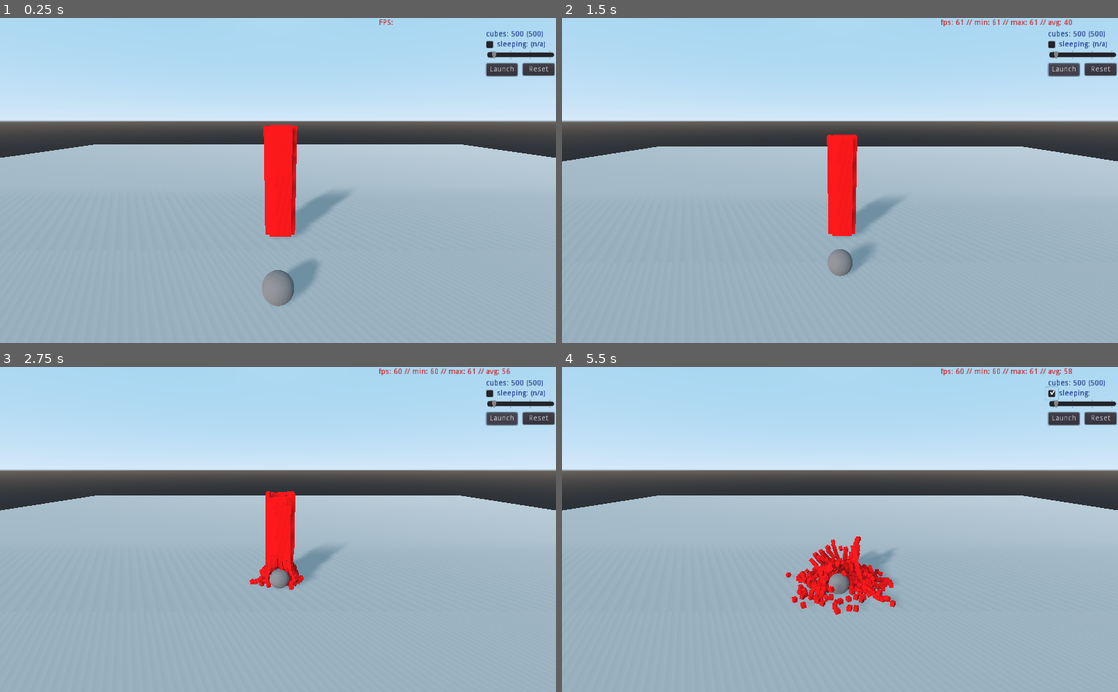
Above: before the commit, frames 1-4 (two rows, left to right).
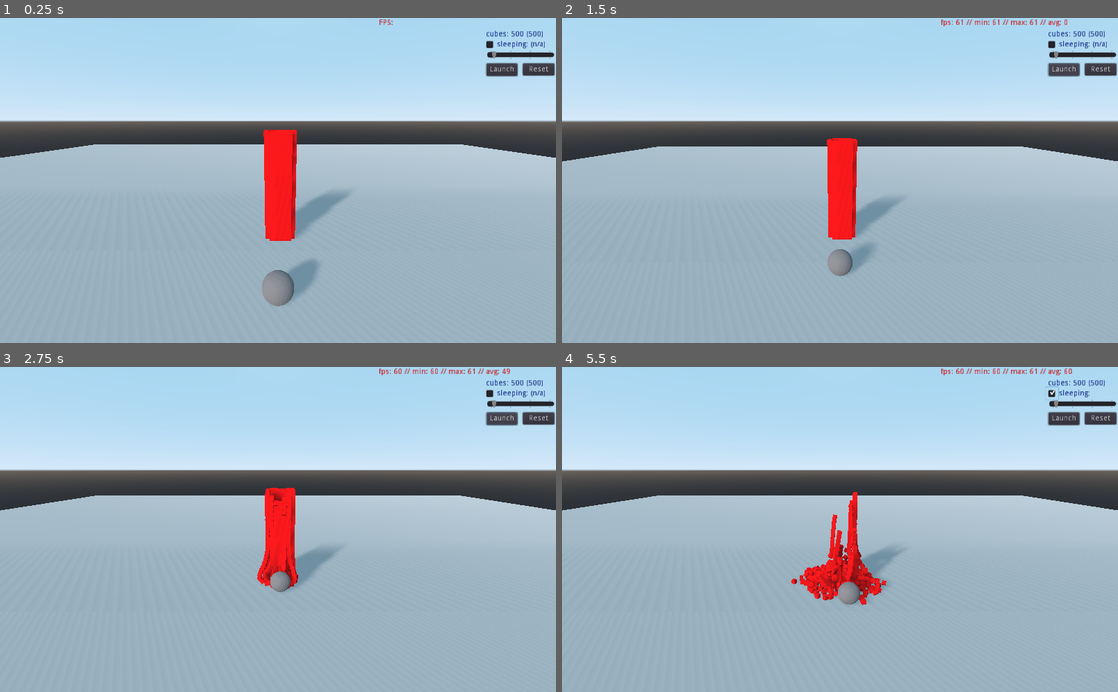
Above: after the commit, the same moments.

Repository: gururise/RigidBody3D-Stress-Test
Game: Godot game, scene res://scenes/main.tscn
Two runs of this game, one before a commit and one after it. Both use one fixed random seed, a clock stepped at 60 frames per second and the inputs below.
Inputs (mouse positions are in pixels of both pictures, inside the frame that each line leads up to):
- Up to frame 1 (0.25 s): no input
- Up to frame 2 (1.5 s): click "Reset" at 0.5 s; click "Launch" at 1.25 s
- Up to frame 3 (2.75 s): click "Launch" at 2 s
- Up to frame 4 (5.5 s): click (1051, 393) at 2.75 s; click (1051, 393) at 3.5 s; click "Launch" at 4.25 s; click (1051, 393) at 5 s

The runs differ from the first frame. In frame 1, 0.2% of the frame differs, in the area x 47-54%, y 32-69%; in frame 2, 0.1%; in frame 3, 0.6%; in frame 4, 2.4%, in the area x 40-92%, y 0-77%.

Commit message:
additional changes

Diff:
--- a/project.godot
+++ b/project.godot
@@ -13,6 +13,10 @@
 config/name="Rigidbody Stress Test"
 run/main_scene="res://scenes/main.tscn"
 config/icon="res://icon.png"
+
+[display]
+
+window/vsync/use_vsync=false
 
 [input]
 
@@ -50,6 +54,7 @@
 [physics]
 
 common/physics_fps=50
+3d/physics_engine="Bullet"
 
 [rendering]
 
--- a/scenes/main.gd
+++ b/scenes/main.gd
@@ -1,26 +1,19 @@
 extends Spatial
 
-# Declare member variables here. Examples:
-# var a = 2
-# var b = "text"
 export(int,25,75000) var num_cubes : int = 500
 export(int,1,100) var side_length : int = 5
 export(int,1,1000) var impulse : int = 250
 
-#onready var cube : PackedScene = preload("res://scenes/cube.tscn")
-onready var cube_mm : PackedScene = preload("res://scenes/cube_mm.tscn")
 onready var marble : PackedScene = preload("res://scenes/marble.tscn")
 onready var fpsLabel : Label = $CanvasLayer/FPSLabel
 onready var sleepLabel : Label = $CanvasLayer/SleepLabel
-onready var cubeContainer : Spatial = $CubeContainer
 onready var mm : MultiMesh = $MultiMeshInstance.get_multimesh()
 var instanced_marble
+var cube_array = []
 
 var timer : float = 0.0
 var marble_launched : bool = false
-var camera_anglev : int = -15
 export(float,0.01,1.0) var TIMER_LIMIT := 0.1	# fps gui refresh rate in seconds
-const mouse_sens : float  = 0.2
 
 onready var fps : int = int(Performance.get_monitor(Performance.TIME_FPS))
 var fps_min : int = 9999
@@ -56,51 +49,79 @@
 				fps_min = fps
 			if fps > fps_max:
 				fps_max = fps
-			fps_sum += fps
-# warning-ignore:integer_division
-			fps_average = fps_sum / frames
+			# calc fps avg of last 1 second in 1 second intervals (we only do a division once every second)
+			if frames <= 10:
+				fps_sum += fps
+			else:
+				# warning-ignore:integer_division
+				fps_average = fps_sum / frames
+				frames = 0
+				fps_sum = fps
+
+			#fps_average = fps_sum / frames
 			fpsLabel.text = "fps: " + str(fps) + " // " + "min: " + str(fps_min) + " // " + "max: " + str(fps_max) + " // " + "avg: " + str(fps_average)
 
 func _physics_process(_delta) -> void:
 	# update per-instance multimesh transforms on each physics frame
-	for i in range(mm.instance_count):
-		mm.set_instance_transform(i,cubeContainer.get_child(i).transform)
+	for cube in cube_array:
+		mm.set_instance_transform(cube.mmidx,PhysicsServer.body_get_state(cube.rid,PhysicsServer.BODY_STATE_TRANSFORM))
 
 func spawn_cubes() -> void:
 	PhysicsServer.set_active(false)
+	cube_array.clear()
+
+	for i in range(num_cubes):
+		cube_array.append(InnerCube.new())
 
 	var a = -side_length / 2.0
 	var b = 0
 	var c = a
 	var d = 0
+	var cnt = 0
+	var box = PhysicsServer.shape_create(PhysicsServer.SHAPE_BOX)
 
-	for i in range(mm.instance_count):
-		var instanced_cube = cube_mm.instance()
+	# set box shape extents to match mesh size of 1,1,1
+	PhysicsServer.shape_set_data(box,Vector3(0.5,0.5,0.5))
+
+	for cube in cube_array:
+		# create collision shape in Physics Server
+		cube.rid = PhysicsServer.body_create(PhysicsServer.BODY_MODE_RIGID, true)
+		cube.mmidx = cnt
+		var transform = Transform()
+
+		PhysicsServer.body_add_shape(cube.rid,box)
+		PhysicsServer.body_set_param(cube.rid,PhysicsServer.BODY_PARAM_MASS, 1.0)
+		PhysicsServer.body_set_param(cube.rid,PhysicsServer.BODY_PARAM_GRAVITY_SCALE, 1.0)
+		PhysicsServer.body_set_space(cube.rid,get_world().space)
+		PhysicsServer.body_set_state(cube.rid,PhysicsServer.BODY_STATE_CAN_SLEEP,true)
+		PhysicsServer.body_set_state(cube.rid,PhysicsServer.BODY_STATE_SLEEPING,true)
+
 # warning-ignore:integer_division
-		var level = i / (side_length * 4)
+		var level = cnt / (side_length * 4)
 
 		#reset side a,b,c,d to zero on new level
-		if (i % (side_length * 4) == 0):
+		if (cnt % (side_length * 4) == 0):
 			a = -side_length / 2.0
 			b = 0
 			c = a
 			d = 0
 
 		# y height should be (level - 0.5), but set to (level + 0.5) to let the bricks fall and collapse better
-		if i%4 == 0:
-			instanced_cube.translate(Vector3(a+1,level + 0.5,0))
+		if cnt%4 == 0:
+			transform = transform.translated(Vector3(a+1,level + 0.5,0))
 			a+=1
-		elif i%4 == 1:
-			instanced_cube.translate(Vector3(-side_length / 2.0 + side_length + 1.0, level + 0.5, b + 1.0))
+		elif cnt%4 == 1:
+			transform = transform.translated(Vector3(-side_length / 2.0 + side_length + 1.0, level + 0.5, b + 1.0))
 			b+=1
-		elif i%4 == 2:
-			instanced_cube.translate(Vector3(c + 1.0, level + 0.5, side_length + 1.0))
+		elif cnt%4 == 2:
+			transform = transform.translated(Vector3(c + 1.0, level + 0.5, side_length + 1.0))
 			c+=1
 		else:
-			instanced_cube.translate(Vector3(-side_length / 2.0, level + 0.5, d + 1.0))
+			transform = transform.translated(Vector3(-side_length / 2.0, level + 0.5, d + 1.0))
 			d+=1
-		get_node("CubeContainer").add_child(instanced_cube)
-		mm.set_instance_transform(i,instanced_cube.transform)
+		mm.set_instance_transform(cube.mmidx,transform)
+		PhysicsServer.body_set_state(cube.rid,PhysicsServer.BODY_STATE_TRANSFORM,transform)
+		cnt+=1
 
 func resetFPS() -> void:
 	fpsLabel.text = "fps: "
@@ -120,8 +141,8 @@
 		frames = 1
 
 func deleteCubes() -> void:
-	for c in cubeContainer.get_children():
-		c.free()
+	for cube in cube_array:
+		PhysicsServer.free_rid(cube.rid)
 
 func resetAll() -> void:
 	resetFPS()
@@ -139,7 +160,6 @@
 	add_child(instanced_marble)
 	spawn_cubes()
 
-
 func _on_HSlider_value_changed(value) -> void:
 	$CanvasLayer/NumLabel.text = "cubes: " + str(value) + " (" + str(num_cubes) + ")"
 
@@ -148,8 +168,8 @@
 	# sleepLabel.text = "sleeping: " + str(num_cubes - Performance.get_monitor(Performance.PHYSICS_3D_ACTIVE_OBJECTS) + 1)
 
 	var sleep_count = 0
-	for c in cubeContainer.get_children():
-		if c.sleeping:
+	for cube in cube_array:
+		if PhysicsServer.body_get_direct_state(cube.rid).sleeping:
 			sleep_count = sleep_count + 1
 	sleepLabel.text = "sleeping: " + str(sleep_count)
 
@@ -160,3 +180,7 @@
 	else:
 		$Timer.stop()
 		sleepLabel.text = "sleeping: (n/a)"
+
+class InnerCube:
+	var rid : RID
+	var mmidx : int
